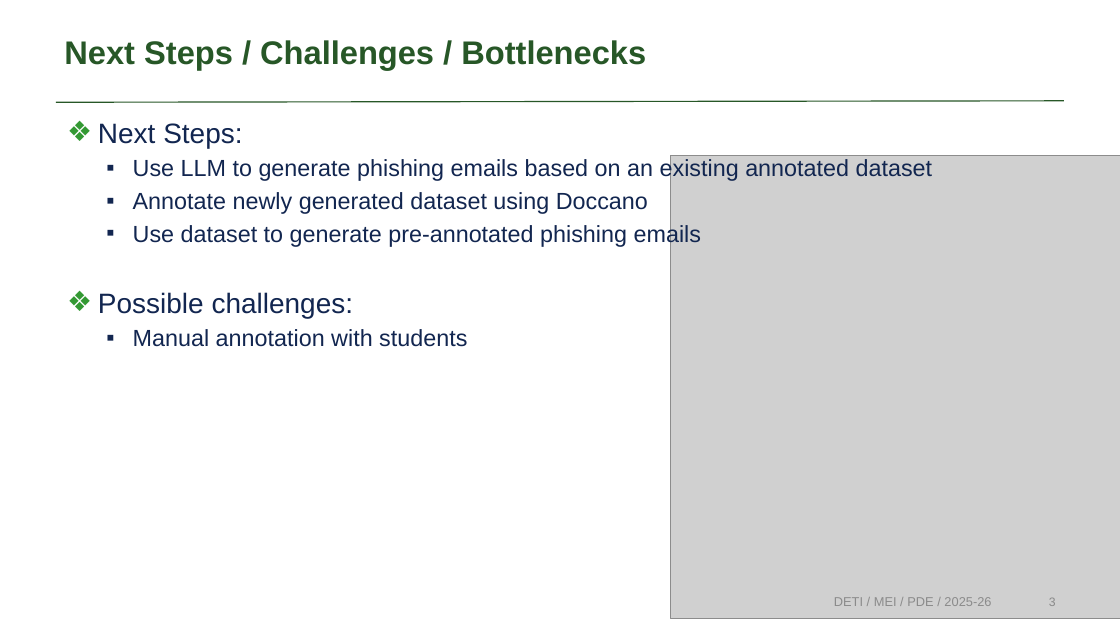
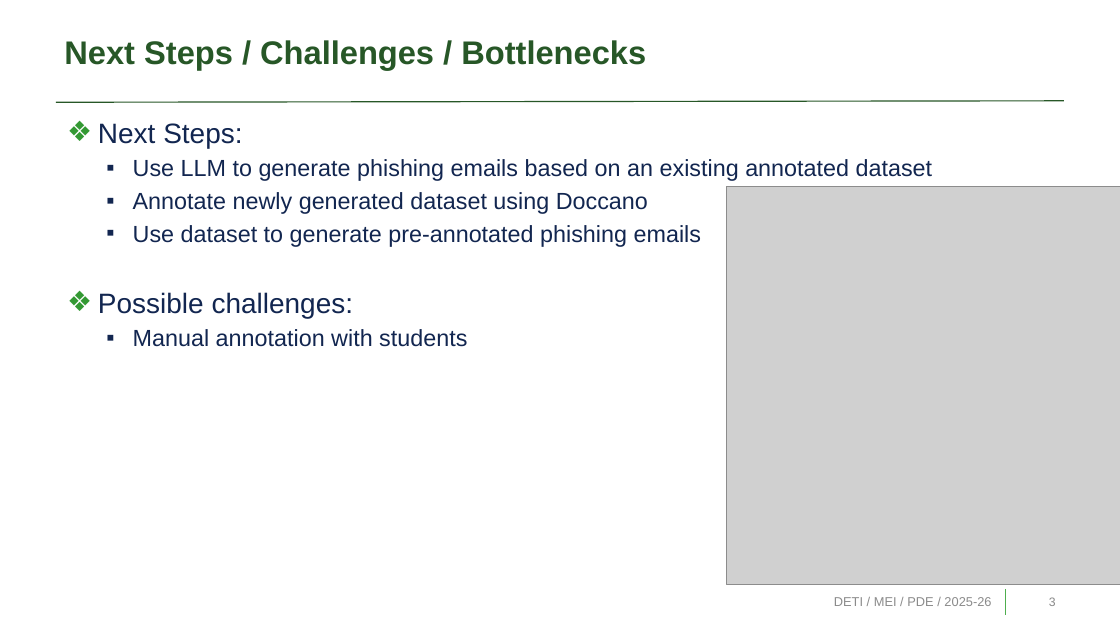
Before and after one commit to Pedrinho-Dev01/tese-phishing, a slide deck: slide 3 of sprints/sprint_1.pptx. Drawn at 1120x630 pixels with LibreOffice and Linux fonts; fonts in the diff are those of the drawing; grey boxes stand for pictures; background and template pictures are left out. Boxes give left, top, right and bottom in pixels: in the first picture for what was removed or moved away, otherwise in the second. Text is boxed around its words. In the diff, an @@ line names an element or a change of style, - is before the commit and + after.

```diff
--- a/sprints/sprint_1.pptx
+++ b/sprints/sprint_1.pptx
@@ picture resized from (x1=671, y1=155, x2=1120, y2=618) to (x1=727, y1=187, x2=1120, y2=586) @@
@@ line added from (1006, 589) to (1006, 615), #4EAE4E 0.75 pt @@
```
Also in this commit, not shown: 4 other files.
